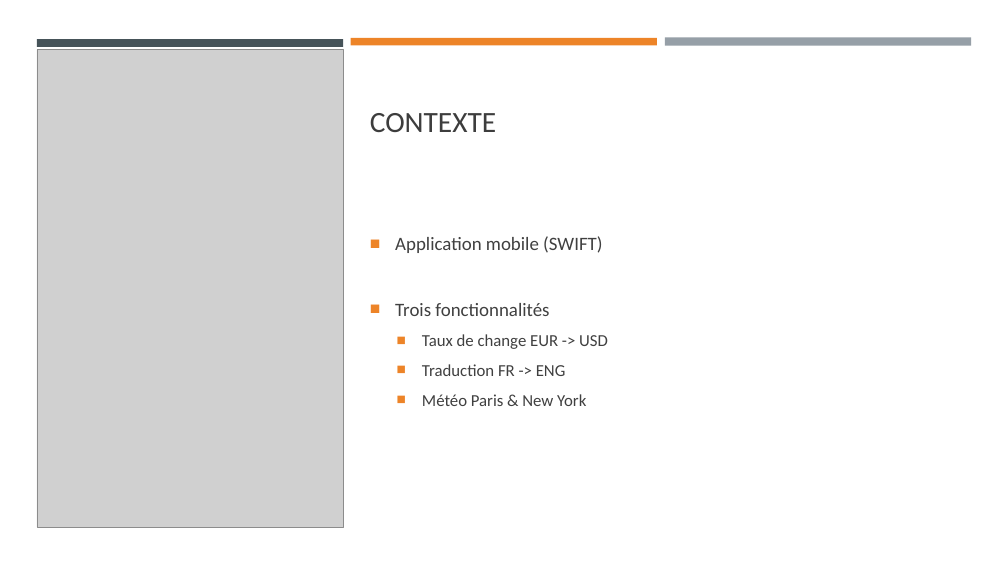
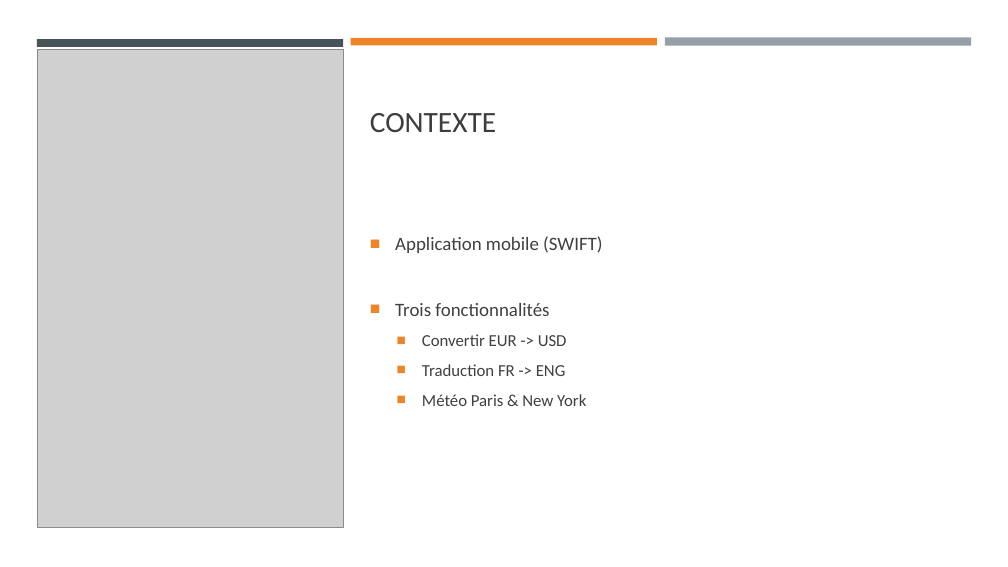
Before and after one commit to MickaeliOS/OpenClassrooms-P9-LeBaluchon, a slide deck: slide 3 of Soutenance/Horn_Mickael_presentation_4_102022.pptx. Drawn at 1008x567 pixels with LibreOffice and Linux fonts; fonts in the diff are those of the drawing; grey boxes stand for pictures. Boxes give left, top, right and bottom in pixels: in the first picture for what was removed or moved away, otherwise in the second. Text is boxed around its words. In the diff, an @@ line names an element or a change of style, - is before the commit and + after.

```diff
--- a/Soutenance/Horn_Mickael_presentation_4_102022.pptx
+++ b/Soutenance/Horn_Mickael_presentation_4_102022.pptx
@@ text at (422, 334, 567, 346): text changed @@
-  ■ Taux de change EUR -> USD
+  ■ Convertir EUR -> USD
```
Also in this commit, not shown: 1 other slide changed, 12 other files.
